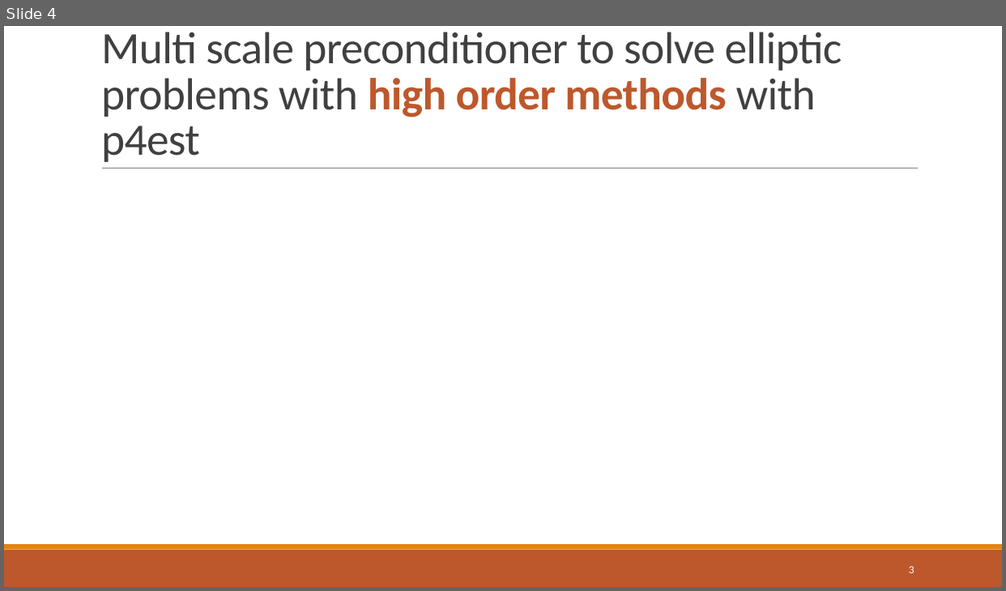
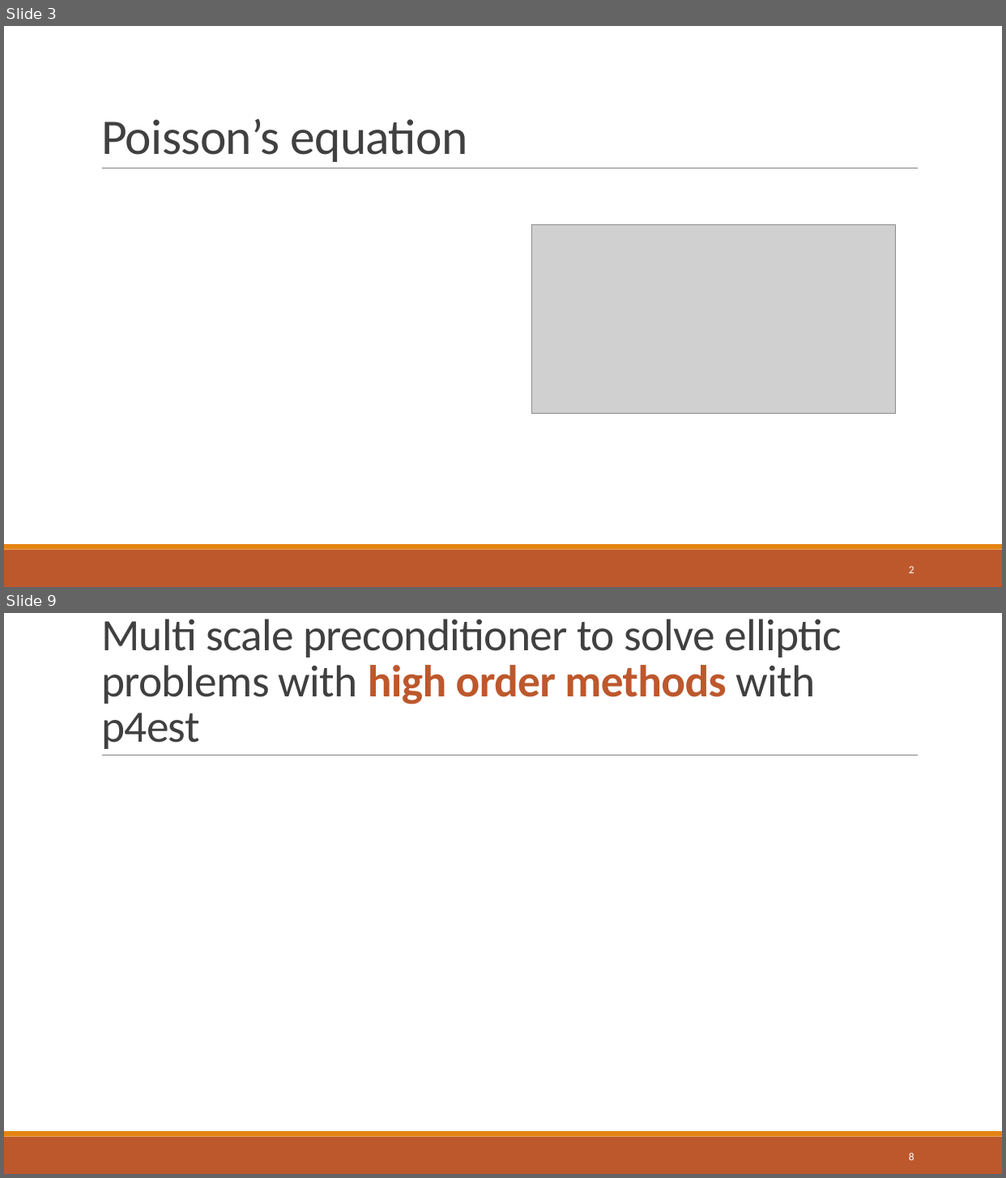
Before and after one commit to dweicker/pres, a slide deck: thesis.pptx. Shown one above the other, each under a label of ours: slide 4 before the commit, slides 3 and 9 after it; the slides between them are not shown. The pictures are 1006x591 and 1006x1178 pixels, drawn with LibreOffice and Linux fonts; fonts in the diff are those of the drawing; grey boxes stand for pictures. Boxes give left, top, right and bottom in pixels: in the first picture for what was removed or moved away, otherwise in the second. Text is boxed around its words. In the diff, an @@ line names an element or a change of style, - is before the commit and + after.

```diff
--- a/thesis.pptx
+++ b/thesis.pptx
@@ slide 3 added at <box>4,26,1002,587</box>, background #FFFFFF; not listed: 3 template elements that a slide beside it also shows @@
@@ title added at <box>101,119,467,162</box>, 48 pt, text #404040 @@
+Poisson’s equation
@@ picture added at <box>532,224,896,413</box> @@
@@ page number added at <box>909,566,914,574</box>, 10.5 pt, text #FFFFFF @@
+2
@@ what was slide 4 is now slide 9 @@
@@ page number at <box>909,1153,914,1161</box>: text changed @@
-3
+8
```
Also in this commit, not shown: 3 slides changed, 4 other slides added, 4 other files.
